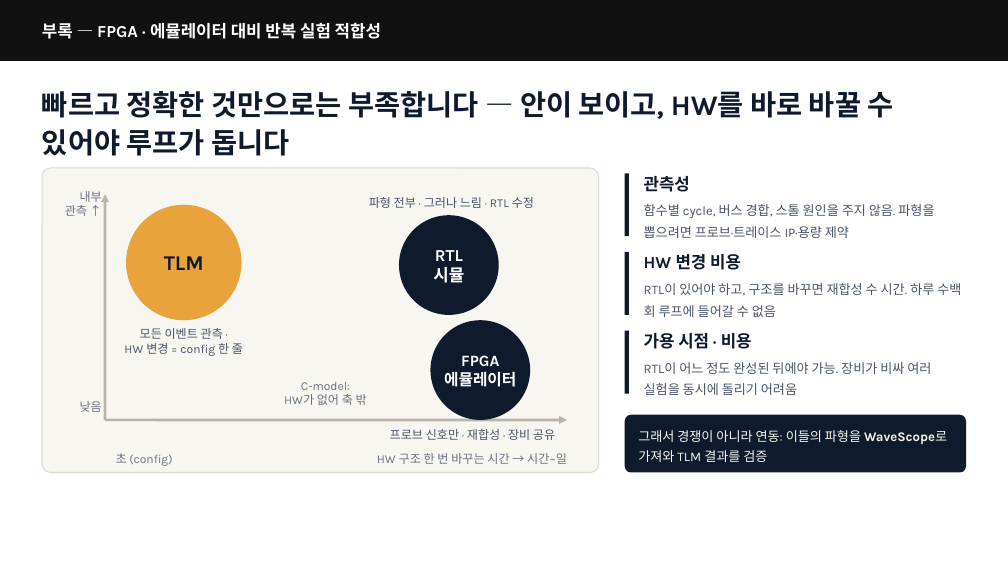
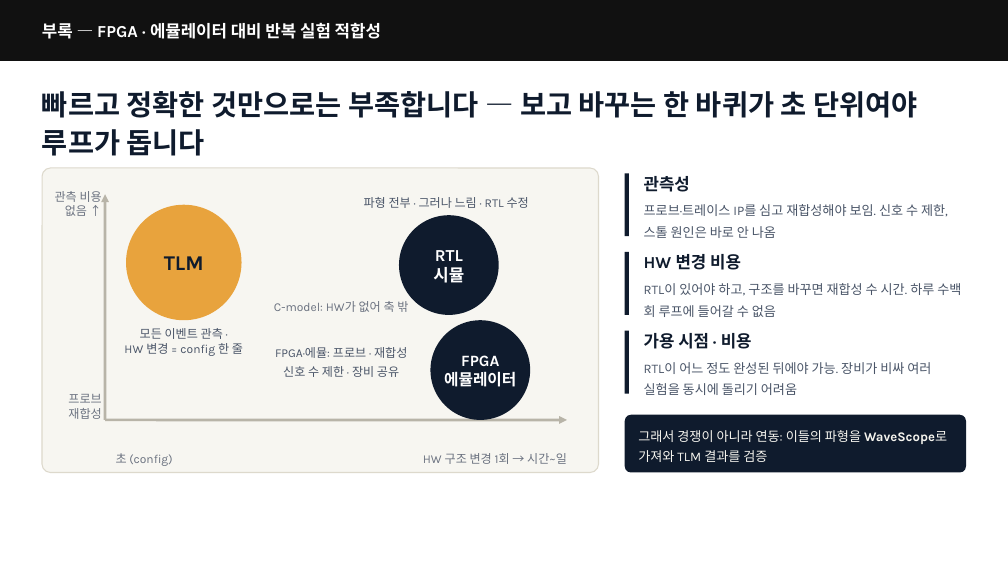
Before and after one commit to tdjung/co_opt_example, a slide deck: slide 13 of docs/presentation/deck_current_fonts.pptx (slide 12 before the commit). Drawn at 1008x567 pixels with LibreOffice and Linux fonts; fonts in the diff are those of the drawing. Boxes give left, top, right and bottom in pixels: in the first picture for what was removed or moved away, otherwise in the second. Text is boxed around its words. In the diff, an @@ line names an element or a change of style, - is before the commit and + after.

```diff
--- a/docs/presentation/deck_current_fonts.pptx
+++ b/docs/presentation/deck_current_fonts.pptx
@@ text at <box>42,91,917,156</box>: text changed @@
-빠르고 정확한 것만으로는 부족합니다 — 안이 보이고, HW를 바로 바꿀 수 있어야 루프가 돕니다
+빠르고 정확한 것만으로는 부족합니다 — 보고 바꾸는 한 바퀴가 초 단위여야 루프가 돕니다
@@ text at <box>55,191,102,216</box>: text changed @@
-내부
-관측 ↑
+관측 비용
+없음 ↑
@@ text "파형 전부 · 그러나 느림 ...": place and size @@
-text "파형 전부 · 그러나 느림 ..." at <box>369,197,534,208</box>
+text "파형 전부 · 그러나 느림 ..." at <box>364,197,529,208</box>
@@ text at <box>644,204,948,238</box>: text changed @@
-함수별 cycle, 버스 경합, 스톨 원인을 주지 않음. 파형을 뽑으려면 프로브·트레이스 IP·용량 제약
+프로브·트레이스 IP를 심고 재합성해야 보임. 신호 수 제한, 스톨 원인은 바로 안 나옴
@@ text at <box>274,301,408,312</box>: text changed @@
-C-model:
-HW가 없어 축 밖
+C-model: HW가 없어 축 밖
@@ text at <box>275,347,407,377</box>: text changed @@
-프로브 신호만 · 재합성 · 장비 공유
+FPGA·에뮬: 프로브 · 재합성
+신호 수 제한 · 장비 공유
@@ text at <box>68,394,101,419</box>: text changed @@
-낮음
+프로브
+재합성
@@ text at <box>423,453,567,464</box>: text changed @@
-HW 구조 한 번 바꾸는 시간 → 시간~일
+HW 구조 변경 1회 → 시간~일
```
Also in this commit, not shown: 5 other slides changed, 1 slide added, 13 other files.
